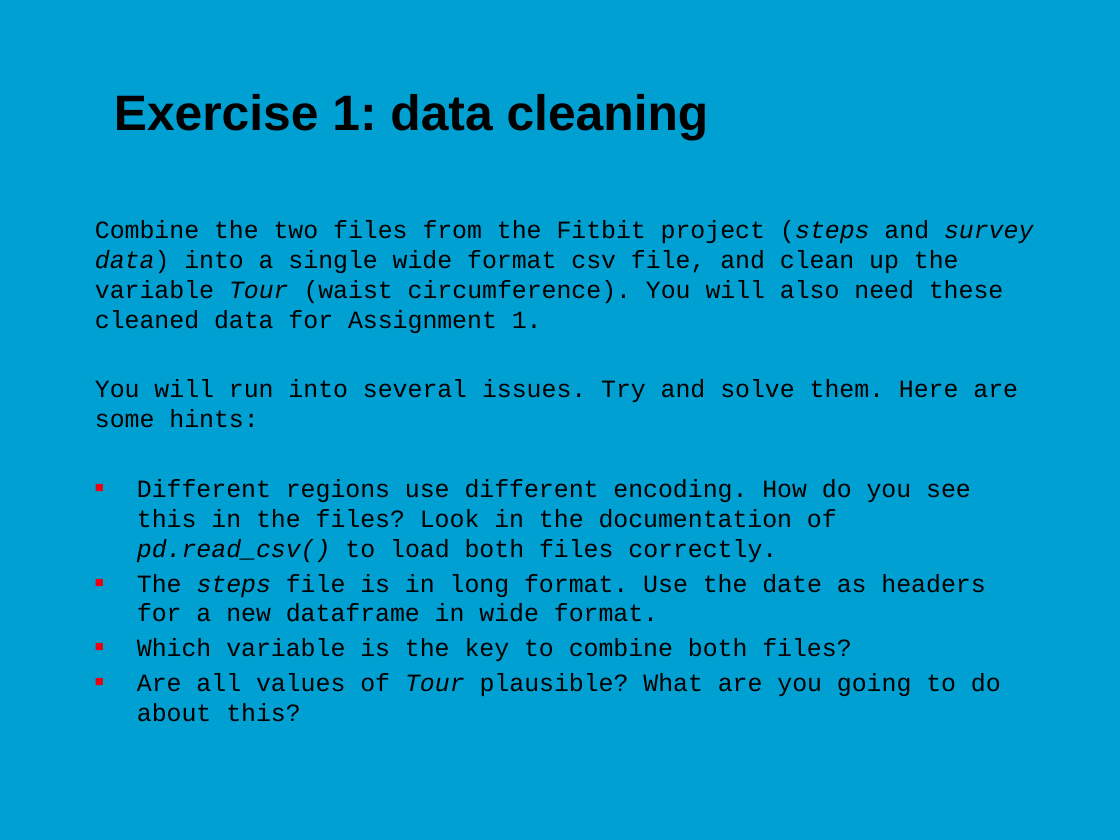
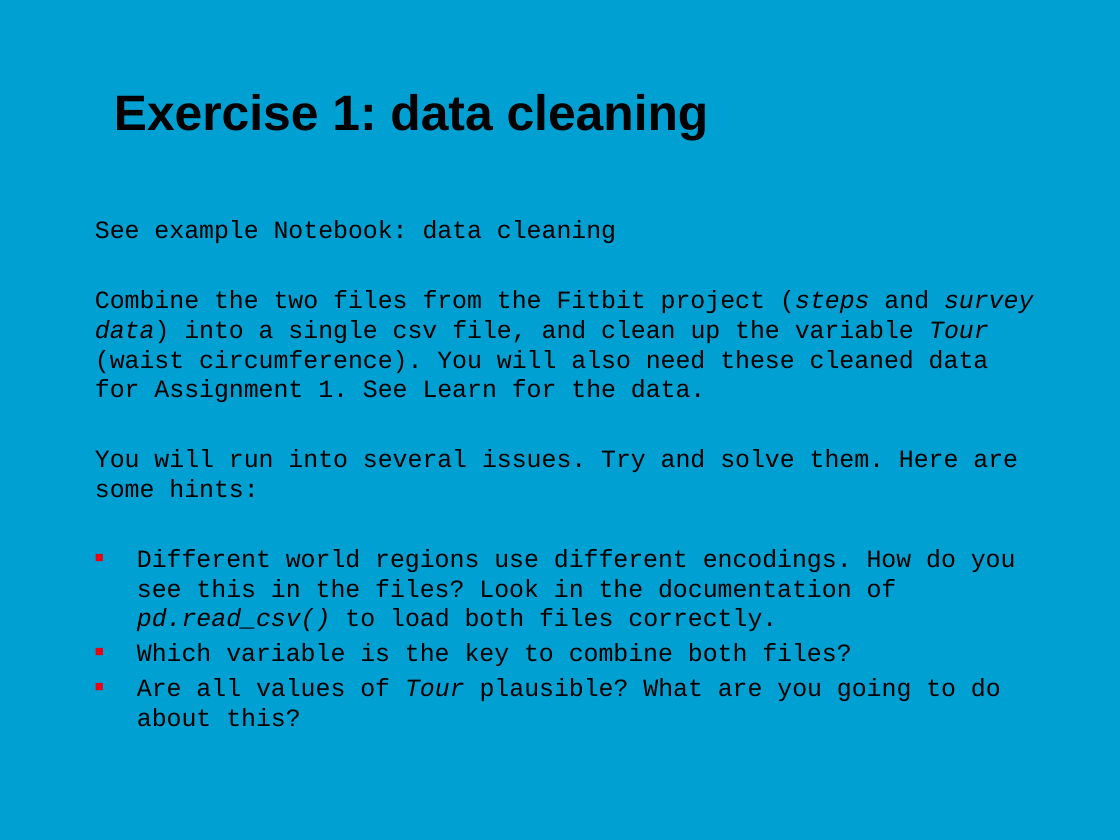
Before and after one commit to jonasmoons/data-driven-learning, a slide deck: slide 14 of slides/ddl-w4l1.pptx. Drawn at 1120x840 pixels with LibreOffice and Linux fonts; fonts in the diff are those of the drawing; background and template pictures are left out. Boxes give left, top, right and bottom in pixels: in the first picture for what was removed or moved away, otherwise in the second. Text is boxed around its words. In the diff, an @@ line names an element or a change of style, - is before the commit and + after.

```diff
--- a/slides/ddl-w4l1.pptx
+++ b/slides/ddl-w4l1.pptx
@@ text at [95, 220, 1033, 402]: text changed @@
-Combine the two files from the Fitbit project (steps and survey data) into a single wide format csv file, and clean up the variable Tour (waist circumference). You will also need these cleaned data for Assignment 1.
+See example Notebook: data cleaning
+Combine the two files from the Fitbit project (steps and survey data) into a single csv file, and clean up the variable Tour (waist circumference). You will also need these cleaned data for Assignment 1. See Learn for the data.
@@ text at [137, 549, 1016, 631]: text changed @@
-■ Different regions use different encoding. How do you see this in the files? Look in the documentation of pd.read_csv() to load both files correctly.
-■ The steps file is in long format. Use the date as headers for a new dataframe in wide format.
+■ Different world regions use different encodings. How do you see this in the files? Look in the documentation of pd.read_csv() to load both files correctly.
```
Also in this commit, not shown: 5 other slides changed, 9 other files.
